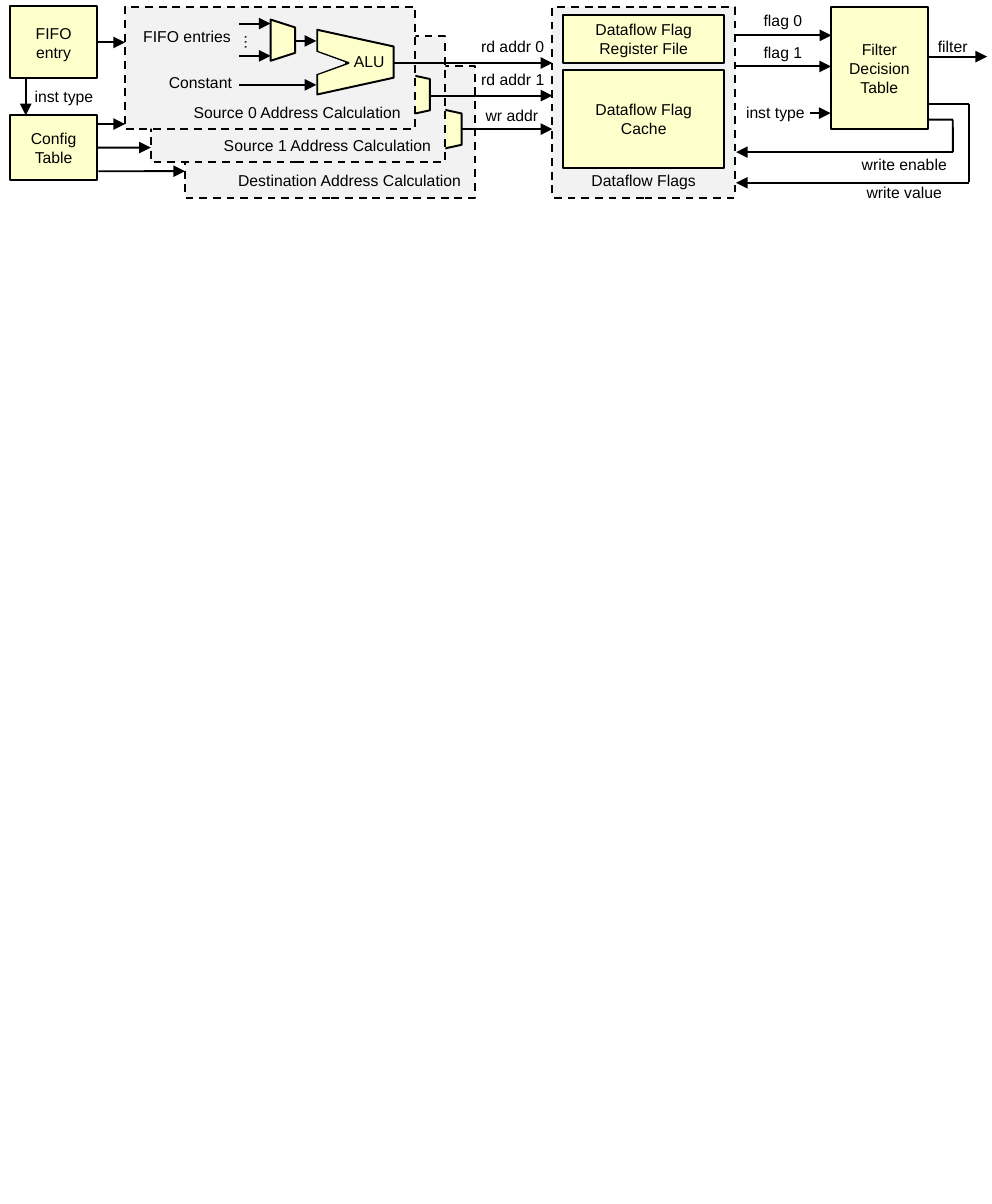
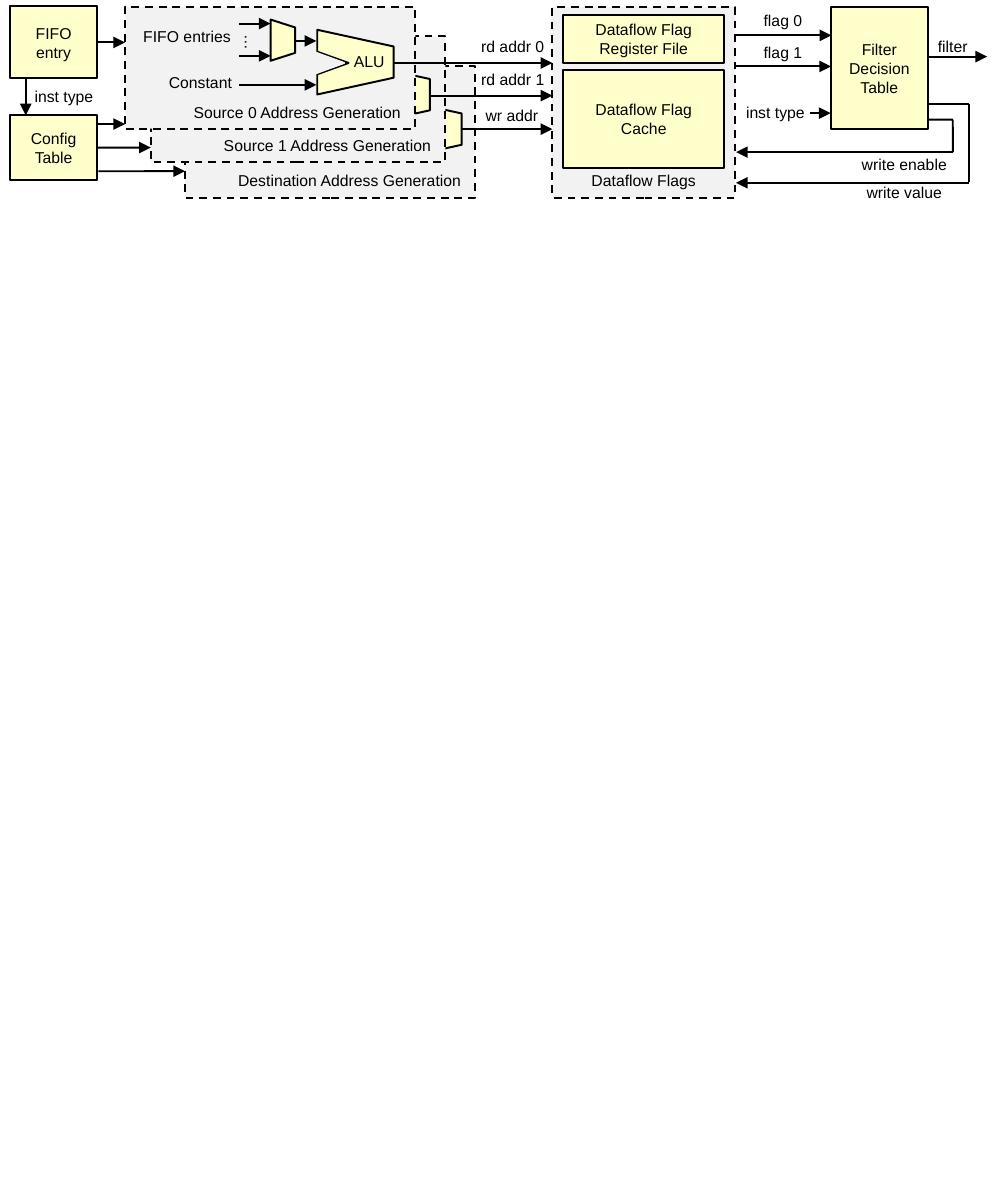
Before and after one commit to dl575/paper-monitoring_dift_drop, a slide deck: slide 2 of figs_src/diagrams-wide.pptx. Drawn at 992x1204 pixels with LibreOffice and Linux fonts; fonts in the diff are those of the drawing. Boxes give left, top, right and bottom in pixels: in the first picture for what was removed or moved away, otherwise in the second. Text is boxed around its words. In the diff, an @@ line names an element or a change of style, - is before the commit and + after.

```diff
--- a/figs_src/diagrams-wide.pptx
+++ b/figs_src/diagrams-wide.pptx
@@ text at [194, 106, 401, 118]: text changed @@
-Source 0 Address Calculation
+Source 0 Address Generation
@@ text at [224, 139, 431, 151]: text changed @@
-Source 1 Address Calculation
+Source 1 Address Generation
@@ text at [238, 174, 461, 186]: text changed @@
-Destination Address Calculation
+Destination Address Generation
```
Also in this commit, not shown: 11 other files.
